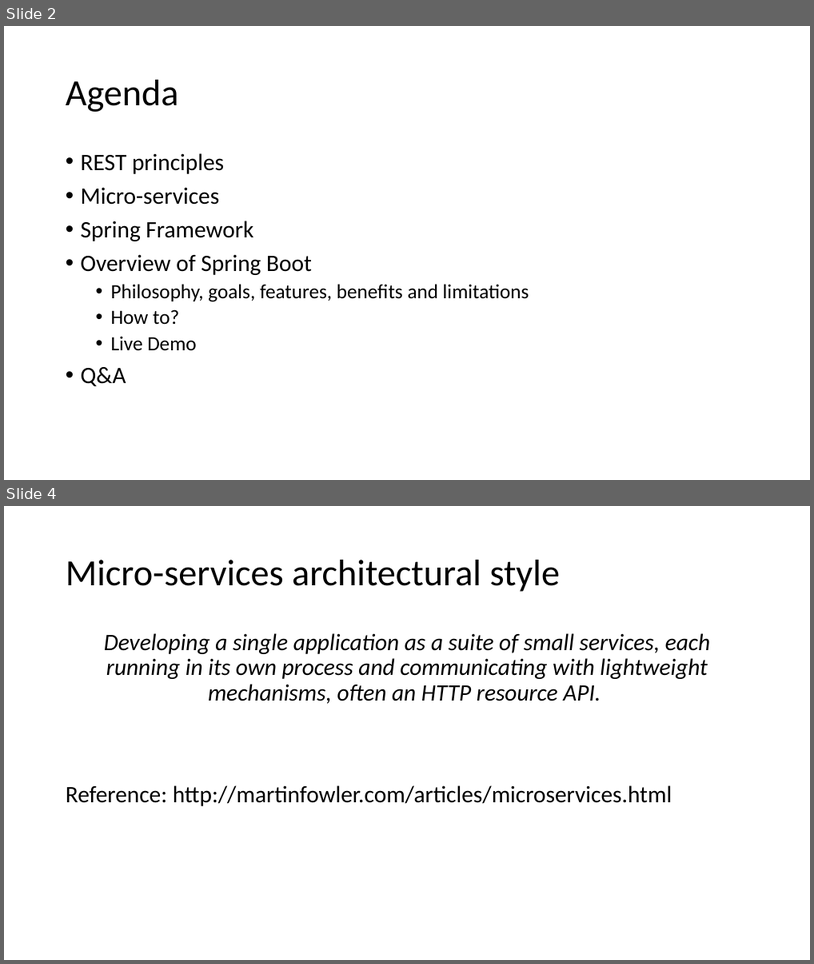
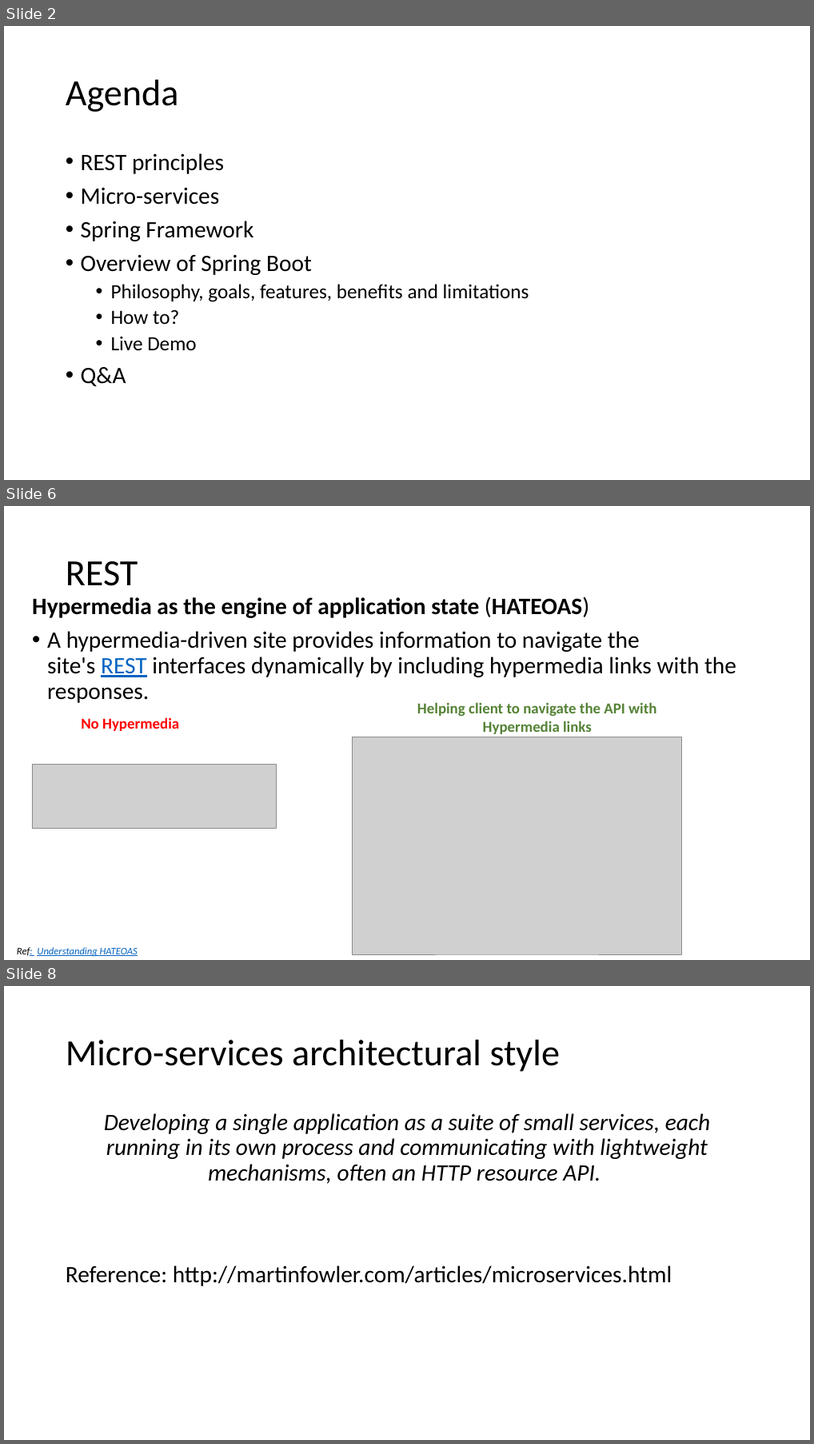
Before and after one commit to batchu/spring-boot-ujug, a slide deck: Spring Boot.pptx. Shown one above the other, each under a label of ours: slides 2 and 4 before the commit, slides 2, 6 and 8 after it; the slides between them are not shown. The pictures are 814x964 and 814x1444 pixels, drawn with LibreOffice and Linux fonts; fonts in the diff are those of the drawing; grey boxes stand for pictures. Boxes give left, top, right and bottom in pixels: in the first picture for what was removed or moved away, otherwise in the second. Text is boxed around its words. In the diff, an @@ line names an element or a change of style, - is before the commit and + after.

Commit message:
Updated PPT with little bit of REST

```diff
--- a/Spring Boot.pptx
+++ b/Spring Boot.pptx
@@ slide 6 added at <box>4,506,810,960</box>, background #FFFFFF @@
@@ title added at <box>66,561,138,586</box>, 44 pt, text #000000 @@
+REST
@@ text added at <box>32,596,737,703</box>, 28 pt, text #000000 @@
+Hypermedia as the engine of application state (HATEOAS)
+• A hypermedia-driven site provides information to navigate the site's REST interfaces dynamically by including hypermedia links with the responses.
@@ text added at <box>81,717,179,731</box>, 18 pt, text #FF0000, bold @@
+No Hypermedia
@@ text added at <box>418,702,657,734</box>, 18 pt, text #548235, bold @@
+Helping client to navigate the API with Hypermedia links
@@ picture added at <box>353,736,682,954</box> @@
@@ picture added at <box>32,764,276,828</box> @@
@@ text added at <box>17,947,138,956</box>, 12 pt, text #0563C1, italic, underline @@
+Ref: Understanding HATEOAS
@@ what was slide 4 is now slide 8 @@
```
Also in this commit, not shown: 1 slide changed, 3 other slides added, 1 other file.
